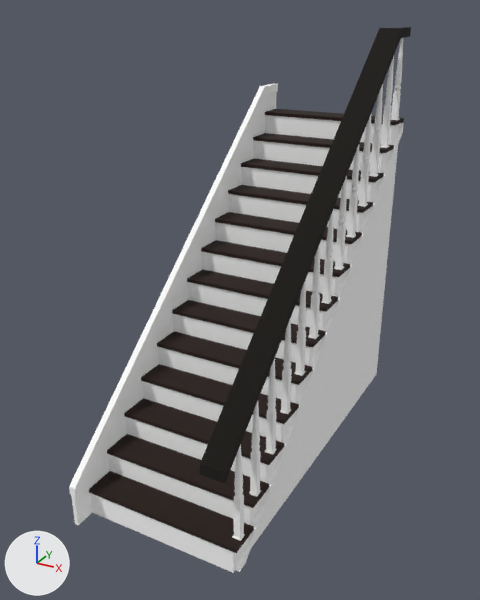
Renders of the Blender file blender/StairModern.blend from each side of a commit.
Both versions are drawn from a 50 mm lens placed at (9.77, -13.07, 14.92), pointed at (-0.15, 4.97, 5.91). Arrows for +X, +Y and +Z are at lower left; the lights stay in place.

In view in the first picture: 'Node'.
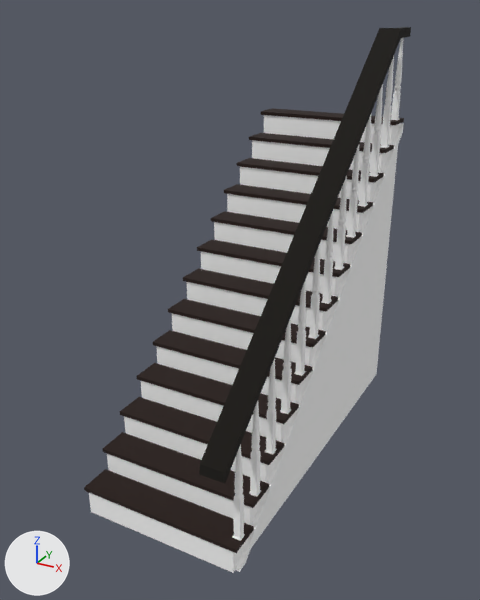
Pixel boxes [x1, y1, x2, y2] of what changed, in the pictures (480 x 600 px):
'Node', reshaped
    before: [69, 27, 411, 573]
    after: [84, 27, 411, 573]
part 1 of me_node_mesh, cut back
    before: [69, 84, 278, 525]

The change in detail:
me_node_mesh is used by ob_node; location (0.0, 0.0, 0.0).
me_node_mesh had 3018 vertices, 3221 faces and spanned x -2.77..2.78, y -1.19..12.5, z -0.06..14.28.
me_node_mesh now has 2982 vertices, 3165 faces, 2 loose edges and spans x -2.77..2.78, y -0.98..12.5, z -0.06..14.28.
Part 1, on me_node_mesh:
36 vertices are removed from x -2.76..-2.53, y -1.19..12.49, z 0.0..12.1.
56 faces are deleted.
2 loose edges are added.
